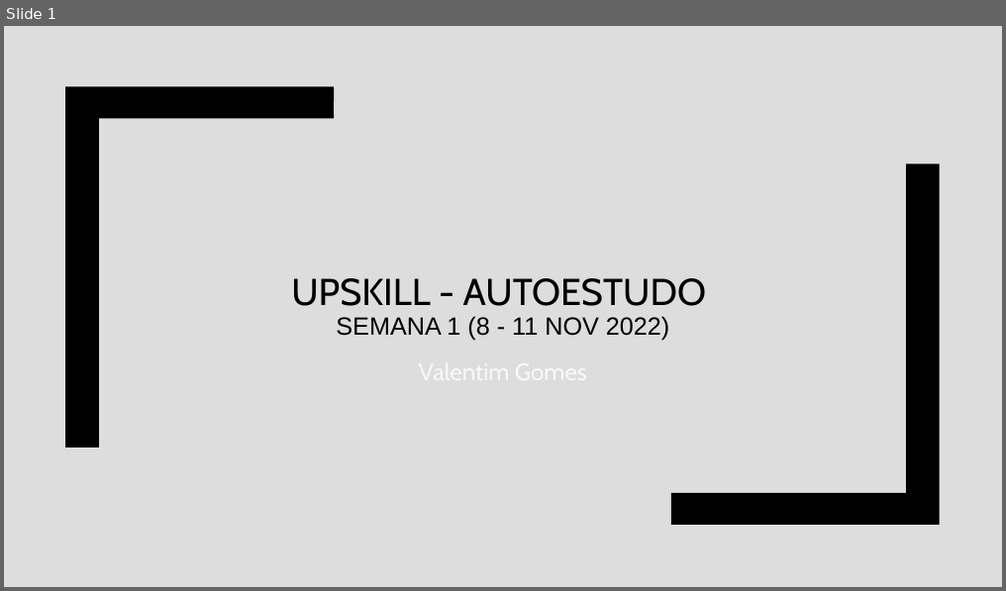
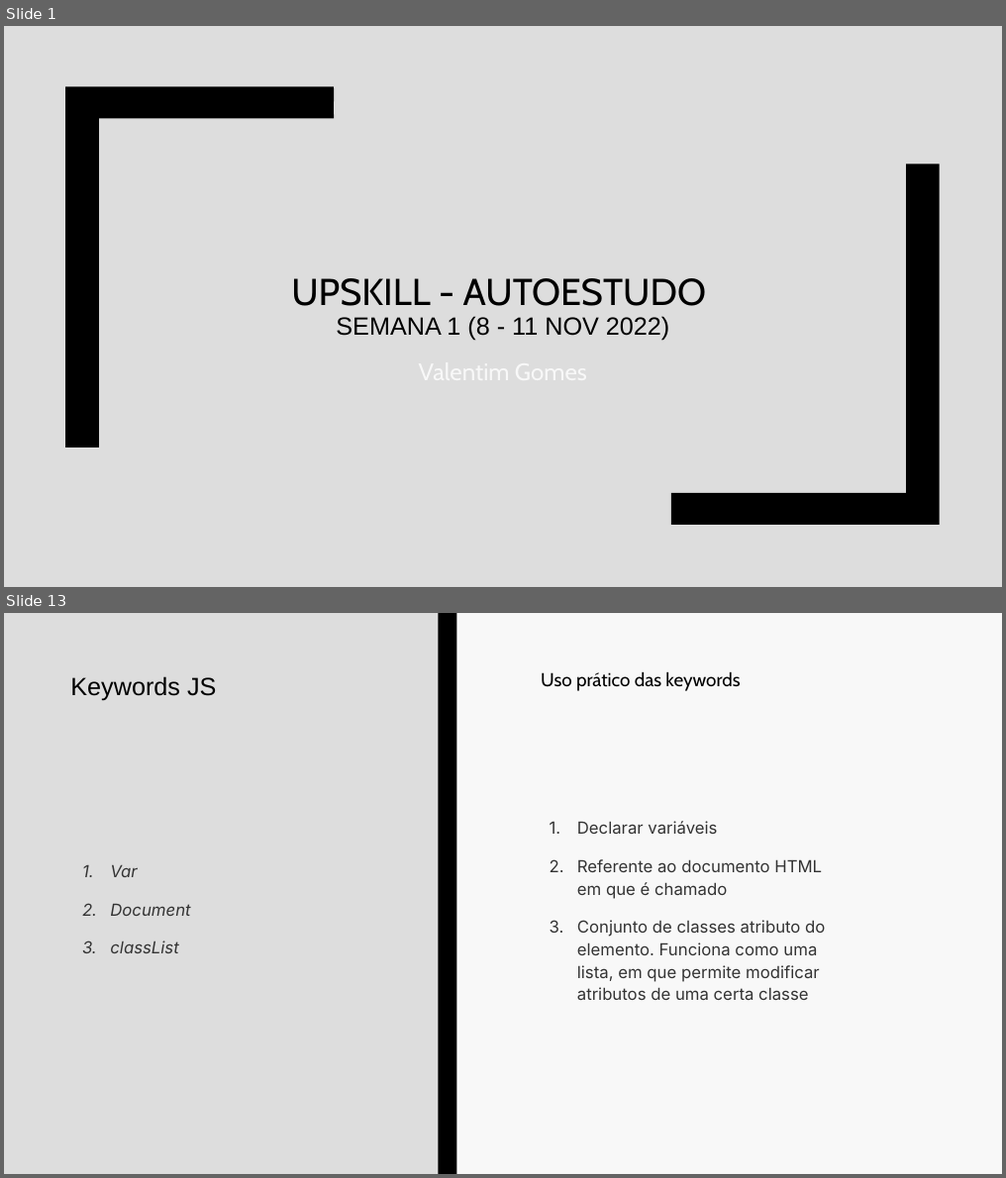
Before and after one commit to wlgomes/upskill-nov22, a slide deck: UPSKILL - AutoestudoS1_valentimgomes.pptx. Shown one above the other, each under a label of ours: slide 1 before the commit, slides 1 and 13 after it; the slides between them are not shown. The pictures are 1006x591 and 1006x1178 pixels, drawn with LibreOffice and Linux fonts; fonts in the diff are those of the drawing. Boxes give left, top, right and bottom in pixels: in the first picture for what was removed or moved away, otherwise in the second. Text is boxed around its words. In the diff, an @@ line names an element or a change of style, - is before the commit and + after.

```diff
--- a/UPSKILL - AutoestudoS1_valentimgomes.pptx
+++ b/UPSKILL - AutoestudoS1_valentimgomes.pptx
@@ slide 13 added at <box>4,613,1002,1174</box>, background #F8F8F8 @@
@@ rectangle added at <box>4,613,439,1174</box>, fill #DDDDDD @@
@@ rectangle added at <box>439,613,456,1174</box>, fill #000000 @@
@@ text added at <box>541,671,740,691</box>, 18 pt, text #000000 @@
+Uso prático das keywords
@@ title added at <box>70,676,216,700</box>, 24 pt, text #000000 @@
+Keywords JS
@@ text added at <box>577,821,825,1000</box>, 16 pt, text #333333 @@
+1. Declarar variáveis
+2. Referente ao documento HTML em que é chamado
+3. Conjunto de classes atributo do elemento. Funciona como uma lista, em que permite modificar atributos de uma certa classe
@@ text added at <box>110,865,190,954</box>, 16 pt, text #333333, italic @@
+1. Var
+2. Document
+3. classList
```
Also in this commit, not shown: 7 slides changed, 5 other slides added, 1 slide removed, 9 other files.
